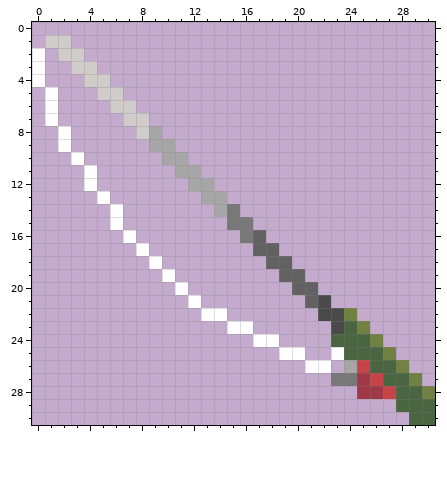
One commit to this pixel-art sprite: Assets/Sprites/UI/Mouse_pointer.png. The picture above is the old version.
The file is 31x31 pixels.
The same view after the edit:
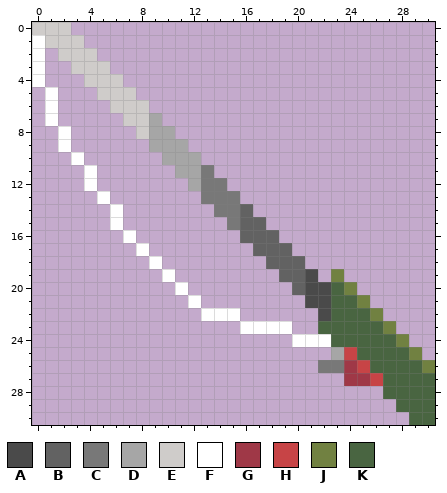
Palette (. is transparent): A #4a4a4a  B #626262  C #787878  D #a6a6a6  E #cfccca  F #ffffff  G #9f3847  H #c74446  J #718141  K #496541
Changes in this commit:
There is now colour A in row 19 at x 21; in row 20 at x 22.
The edit turns colour B into colour A in rows 20 to 21 at x 21.
There is now colour B in row 14 at x 16; in row 15 at x 17; in row 16 at x 18; in row 17 at x 19; in row 18 at x 20.
The edit turns colour C into colour B in rows 15 to 16 at x 16.
There is now colour C in row 11 at x 13; in row 12 at x 14; in row 13 at x 15; in row 26 at x 23.
The edit turns colour D into colour C in row 12 at x 13; in row 13 at x 13 to 14; in row 14 at x 14.
The edit turns colour F into colour C in row 26 at x 22.
There is now colour D in row 7 at x 9; in row 8 at x 10; in row 9 at x 11; in row 10 at x 12.
The edit turns colour F into colour D in row 25 at x 23.
There is now colour E in row 0 at x 0 to 2; in row 1 at x 3; in row 2 at x 4; in row 3 at x 5; in row 4 at x 6; in row 5 at x 7.
There is now colour E in row 6 at x 8.
There is now colour F in row 1 at x 0; in row 22 at x 15; in row 23 at x 17 to 19; in row 24 at x 20 to 22.
The edit turns colour C into colour G in row 27 at x 24.
The edit turns colour D into colour G in row 26 at x 24.
The edit turns colour K into colour H in row 25 at x 24.
There is now colour J in row 19 at x 23; in row 20 at x 24; in row 21 at x 25; in row 22 at x 26; in row 23 at x 27; in row 24 at x 28.
There is now colour J in row 25 at x 29; in row 26 at x 30.
There is now colour K in row 20 at x 23; in row 21 at x 23 to 24; in row 22 at x 25; in row 23 at x 22 and 26; in row 24 at x 27; in row 25 at x 28.
There is now colour K in row 26 at x 29; in row 27 at x 30.
The edit turns colour A into colour K in rows 22 to 23 at x 23.
The edit turns colour H into colour K in row 28 at x 27.
The edit turns colour J into colour K in row 22 at x 24; in row 23 at x 25; in row 24 at x 26; in row 25 at x 27; in row 26 at x 28; in row 27 at x 29.
The edit turns colour J into colour K in row 28 at x 30.
The edit erases colour C in row 27 at x 23.
The edit erases colour F in row 23 at x 15; in row 24 at x 17 to 18; in row 25 at x 19 to 20; in row 26 at x 21.
The edit erases colour G in row 28 at x 25 to 26.
Boxes around the changes in both pictures, in picture pixels (x1, y1, x2, y2):
changed: (32, 22, 435, 399)
